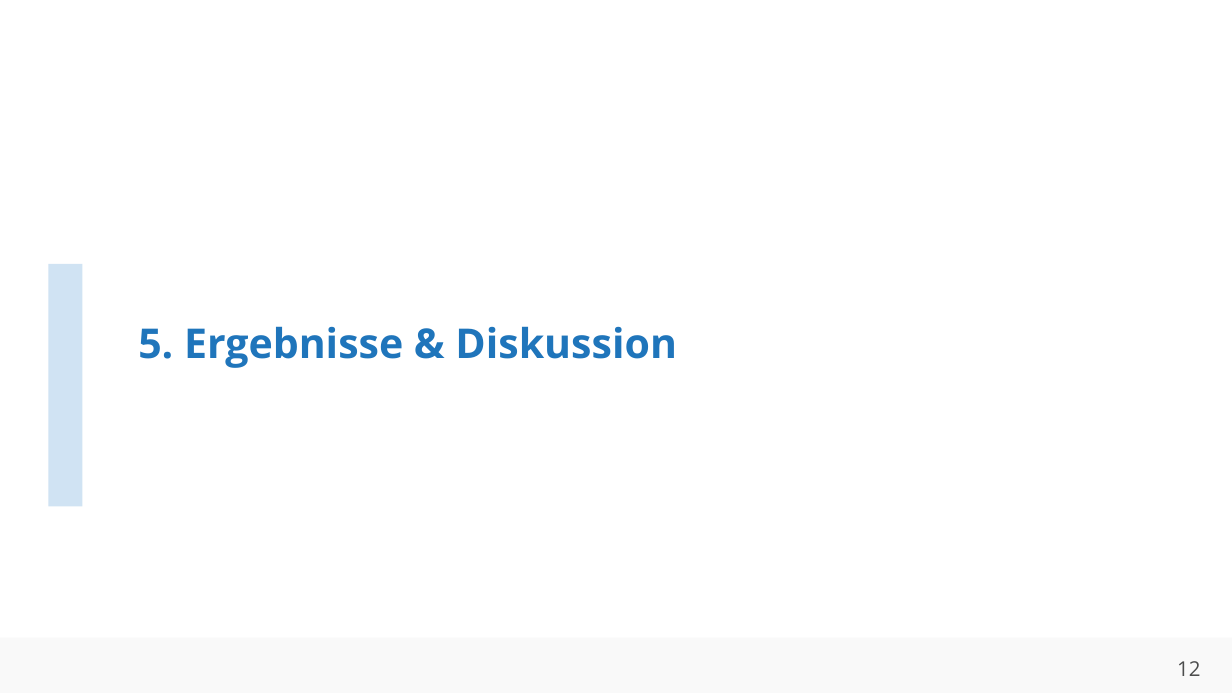
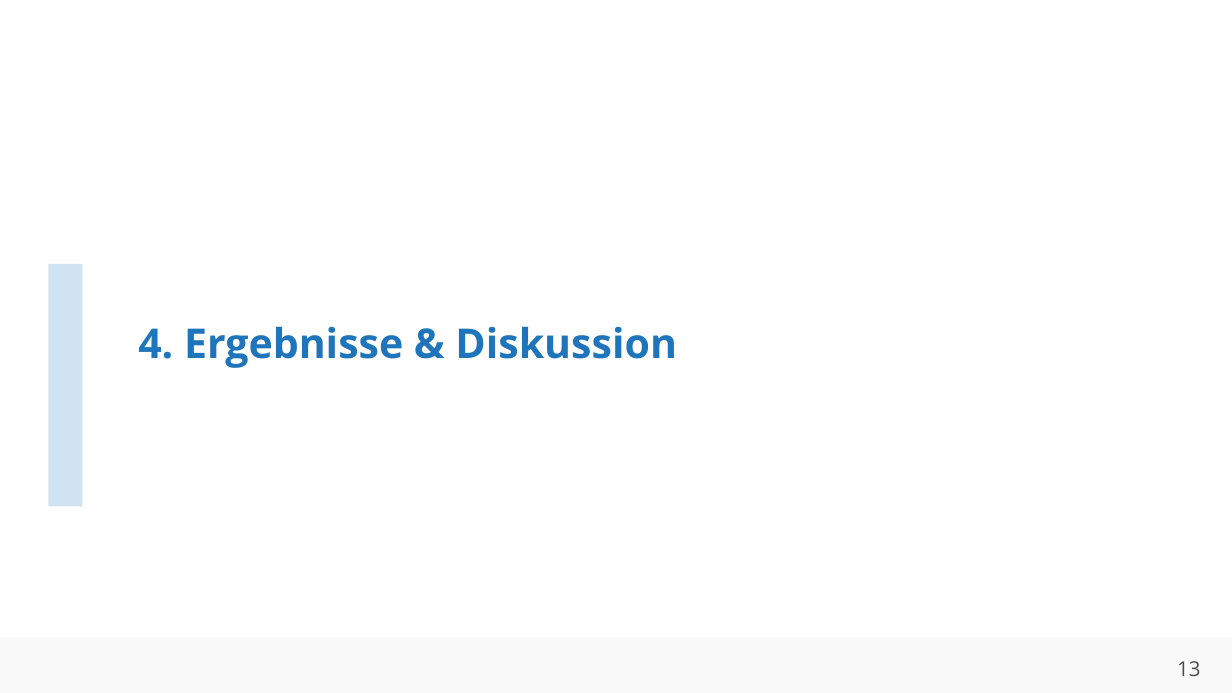
Before and after one commit to ahndavin/Abschlussarbeit_Bachelor, a slide deck: slide 13 of Kolloquium/Kolloquium.pptx (slide 12 before the commit). Drawn at 1232x693 pixels with LibreOffice and Linux fonts; fonts in the diff are those of the drawing; background and template pictures are left out. Boxes give left, top, right and bottom in pixels: in the first picture for what was removed or moved away, otherwise in the second. Text is boxed around its words. In the diff, an @@ line names an element or a change of style, - is before the commit and + after.

```diff
--- a/Kolloquium/Kolloquium.pptx
+++ b/Kolloquium/Kolloquium.pptx
@@ title at (x1=138, y1=326, x2=677, y2=368): text changed @@
-5. Ergebnisse & Diskussion
+4. Ergebnisse & Diskussion
@@ page number at (x1=1177, y1=661, x2=1200, y2=676): text changed @@
-12
+13
```
Also in this commit, not shown: 9 other slides changed, 4 slides added, 3 slides removed, 2 other files.
